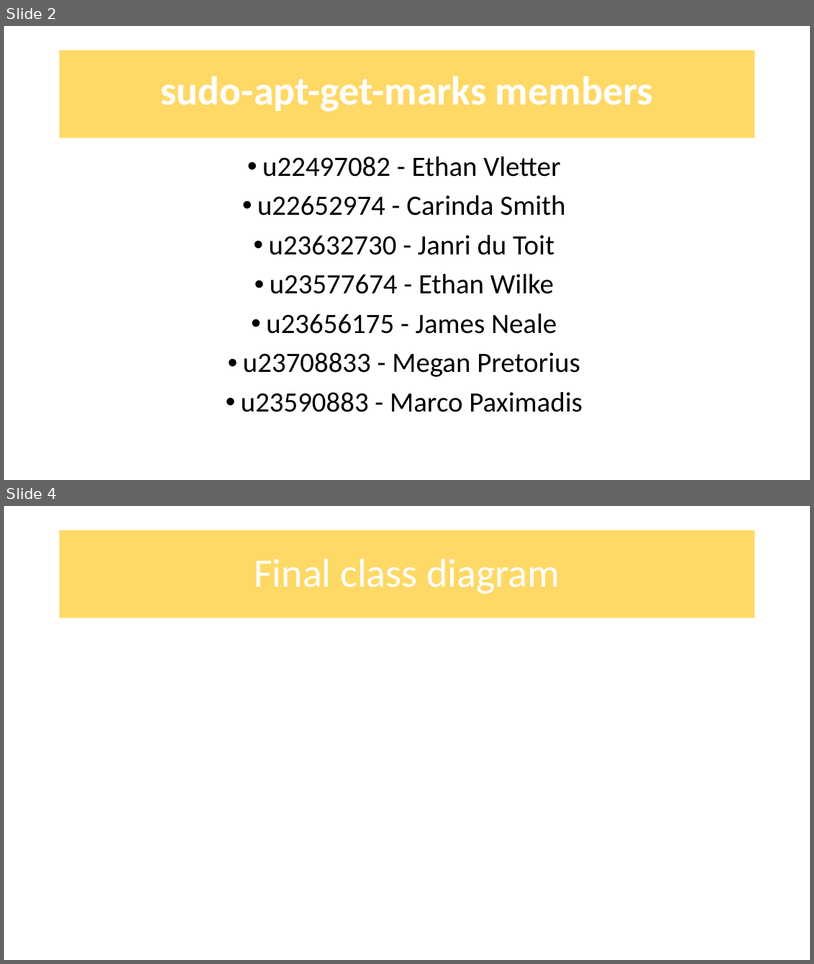
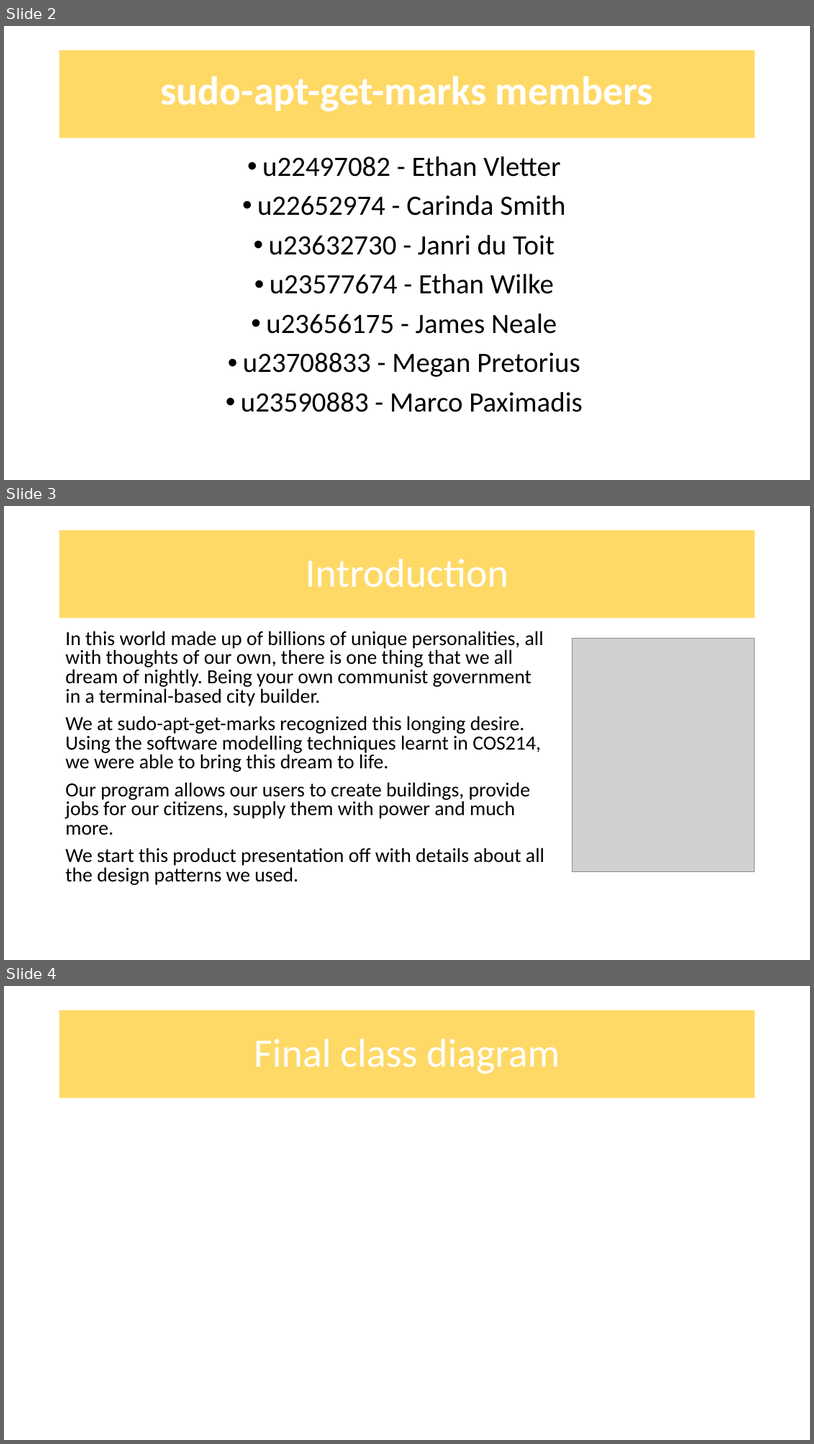
Before and after one commit to COS214-Project-2024/Team-25, a slide deck: Powerpoint/COS 214 Project powerpoint_Taxes.pptx. Shown one above the other, each under a label of ours: slides 2 and 4 before the commit, slides 2, 3 and 4 after it; the slides between them are not shown. The pictures are 814x964 and 814x1444 pixels, drawn with LibreOffice and Linux fonts; fonts in the diff are those of the drawing; grey boxes stand for pictures; background and template pictures are left out. Boxes give left, top, right and bottom in pixels: in the first picture for what was removed or moved away, otherwise in the second. Text is boxed around its words. In the diff, an @@ line names an element or a change of style, - is before the commit and + after.

Commit message:
introduction added

```diff
--- a/Powerpoint/COS 214 Project powerpoint_Taxes.pptx
+++ b/Powerpoint/COS 214 Project powerpoint_Taxes.pptx
@@ slide 3 added at <box>4,506,810,960</box>, background #FFFFFF @@
@@ title added at <box>59,530,756,618</box>, fill #FFD966, 48 pt, text #FFFFFF @@
+Introduction
@@ text added at <box>65,631,545,885</box>, 23.8 pt, text #000000 @@
+In this world made up of billions of unique personalities, all with thoughts of our own, there is one thing that we all dream of nightly. Being your own communist government in a terminal-based city builder.
+We at sudo-apt-get-marks recognized this longing desire. Using the software modelling techniques learnt in COS214, we were able to bring this dream to life.
+Our program allows our users to create buildings, provide jobs for our citizens, supply them with power and much more.
+We start this product presentation off with details about all the design patterns we used.
@@ picture added at <box>573,638,756,871</box> @@
```
Also in this commit, not shown: 1 slide removed, 1 other file.
